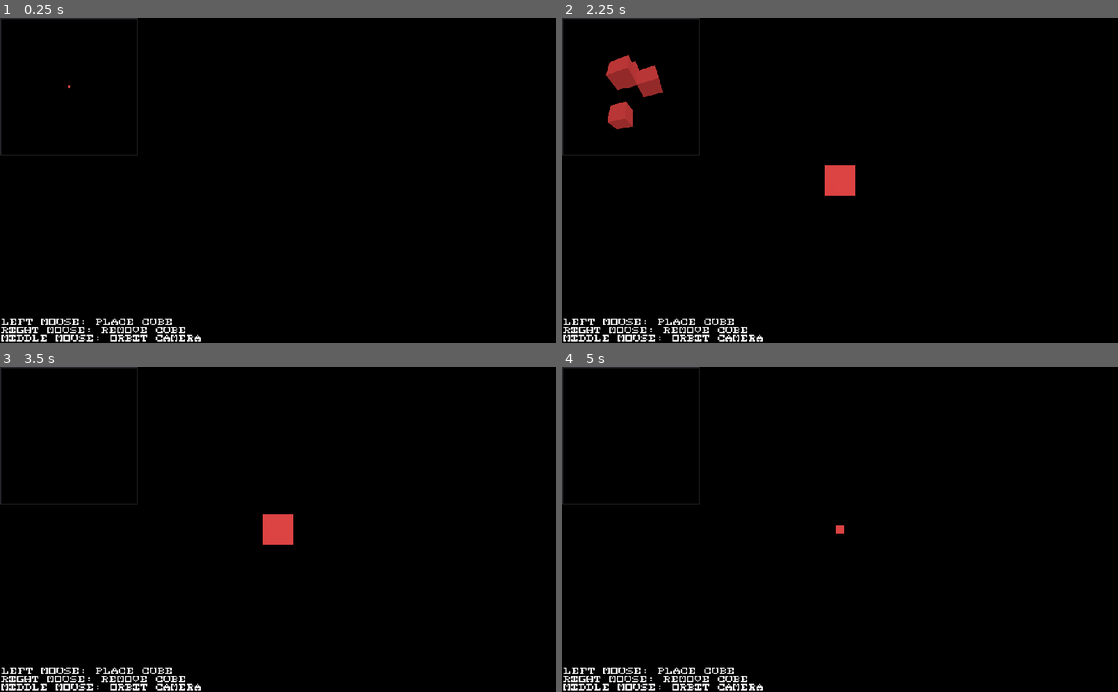
Above: before the commit, frames 1-4 (two rows, left to right).
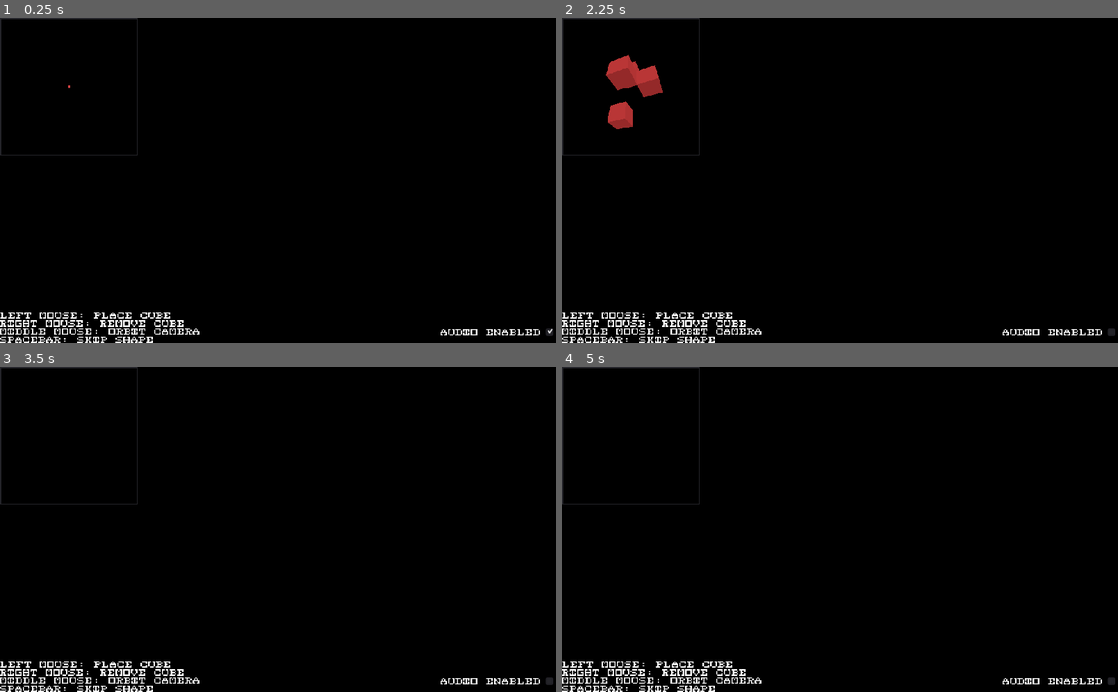
Above: after the commit, the same moments.

Repository: voxelv/blockbeat
Game: Godot game, scene res://main/main.tscn
Two runs of this game, one before a commit and one after it. Both use one fixed random seed, a clock stepped at 60 frames per second and the inputs below.
Inputs (mouse positions are in pixels of both pictures, inside the frame that each line leads up to):
- Up to frame 1 (0.25 s): no input
- Up to frame 2 (2.25 s): click (1112, 333) at 0.52 s; click (1112, 333) at 1.27 s; click (1112, 333) at 2.02 s
- Up to frame 3 (3.5 s): tap Enter (ui_accept) at 2.75, 3.02 s; move the mouse to (400, 513) at 2.77 s; hold Down (cam_down) from 2.78 s (still down); click (400, 513) at 2.92 s; tap Up (cam_up) at 3.05 s
- Up to frame 4 (5 s): tap Enter (ui_accept) at 3.5, 3.77 s; move the mouse to (728, 545) at 3.52 s; release Down (cam_down) at 3.53 s; tap Up (cam_up) at 3.6, 4.55 s; click (728, 545) at 3.67 s; tap Down (cam_down) at 3.8 s; move the mouse to (895, 458) at 4.27 s; hold Down (cam_down) from 4.28 s (still down); click (895, 458) at 4.42 s

The runs differ from the first frame. In frame 1, 2.1% of the frame differs, in the area x 0-100%, y 90-100%; in frame 2, 2.6%, in the area x 0-100%, y 45-100%; in frame 3, 2.6%; in frame 4, 2.1%.

Commit message:
add audio enable/disable button

Diff:
--- /dev/null
+++ b/src/assets/font/font.tres
@@ -0,0 +1,7 @@
+[gd_resource type="DynamicFont" load_steps=2 format=2]
+
+[ext_resource path="res://assets/font/bit5x5.ttf" type="DynamicFontData" id=1]
+
+[resource]
+size = 12
+font_data = ExtResource( 1 )
--- a/src/main/main.gd
+++ b/src/main/main.gd
@@ -78,3 +78,7 @@
 		player_shape.enable_input()
 		stop_arp()
 		next_note()
+
+
+func _on_audio_enabled_toggled(button_pressed):
+	AudioServer.set_bus_mute(1, !button_pressed)
--- a/src/main/main.tscn
+++ b/src/main/main.tscn
@@ -9,7 +9,7 @@
 [ext_resource path="res://black_environment.tres" type="Environment" id=7]
 [ext_resource path="res://main/goal_shape/goal_camera.tscn" type="PackedScene" id=8]
 [ext_resource path="res://main/goal_shape/goal_shape.tscn" type="PackedScene" id=9]
-[ext_resource path="res://assets/font/bit5x5.ttf" type="DynamicFontData" id=10]
+[ext_resource path="res://assets/font/font.tres" type="DynamicFont" id=10]
 [ext_resource path="res://assets/audio/note_set/note1.wav" type="AudioStream" id=11]
 [ext_resource path="res://assets/audio/note_set/note2.wav" type="AudioStream" id=12]
 [ext_resource path="res://assets/audio/note_set/note3.wav" type="AudioStream" id=13]
@@ -20,11 +20,7 @@
 
 [sub_resource type="World" id=1]
 
-[sub_resource type="DynamicFont" id=2]
-size = 12
-font_data = ExtResource( 10 )
-
-[sub_resource type="Animation" id=3]
+[sub_resource type="Animation" id=2]
 tracks/0/type = "value"
 tracks/0/path = NodePath("Control/Control2/MarginContainer/Control/ViewportContainer/Viewport/Spatial/goal_camera:zoom")
 tracks/0/interp = 1
@@ -90,6 +86,7 @@
 mouse_filter = 2
 
 [node name="Control2" type="Control" parent="Control"]
+editor/display_folded = true
 margin_right = 254.0
 margin_bottom = 254.0
 rect_min_size = Vector2( 254, 254 )
@@ -160,19 +157,41 @@
 [node name="Label" type="Label" parent="Control"]
 anchor_top = 1.0
 anchor_bottom = 1.0
-margin_left = 3.0
-margin_top = -45.0
-margin_right = 492.0
-margin_bottom = 3.0
-custom_fonts/font = SubResource( 2 )
+margin_top = -57.0
+margin_right = 489.0
+custom_fonts/font = ExtResource( 10 )
 text = "Left Mouse: Place Cube
 Right Mouse: Remove Cube
-Middle Mouse: Orbit Camera"
+Middle Mouse: Orbit Camera
+Spacebar: Skip Shape"
 uppercase = true
 
+[node name="HBoxContainer" type="HBoxContainer" parent="Control"]
+anchor_left = 1.0
+anchor_top = 1.0
+anchor_right = 1.0
+anchor_bottom = 1.0
+margin_left = -213.0
+margin_top = -40.0
+
+[node name="Label" type="Label" parent="Control/HBoxContainer"]
+margin_top = 14.0
+margin_right = 185.0
+margin_bottom = 26.0
+custom_fonts/font = ExtResource( 10 )
+text = "Audio Enabled"
+uppercase = true
+
+[node name="CheckBox" type="CheckBox" parent="Control/HBoxContainer"]
+margin_left = 189.0
+margin_right = 213.0
+margin_bottom = 40.0
+focus_mode = 0
+pressed = true
+
 [node name="animation" type="AnimationPlayer" parent="."]
-anims/goal_cam_down = SubResource( 3 )
-anims/goal_cam_up = SubResource( 4 )
+anims/goal_cam_down = SubResource( 2 )
+anims/goal_cam_up = SubResource( 3 )
 
 [node name="notes" type="Node" parent="."]
 
@@ -205,3 +224,4 @@
 bus = "notes"
 [connection signal="pressed" from="Control/Control2/MarginContainer/Control/VBoxContainer/increase_zoom_button" to="Control/Control2/MarginContainer/Control/ViewportContainer/Viewport/Spatial/goal_camera" method="_on_increase_zoom_button_pressed"]
 [connection signal="pressed" from="Control/Control2/MarginContainer/Control/VBoxContainer/decrease_zoom_button" to="Control/Control2/MarginContainer/Control/ViewportContainer/Viewport/Spatial/goal_camera" method="_on_decrease_zoom_button_pressed"]
+[connection signal="toggled" from="Control/HBoxContainer/CheckBox" to="." method="_on_audio_enabled_toggled"]
Not shown: 2 places in src/main/main.tscn that only renumber resources
Not shown, changed: index.pck
